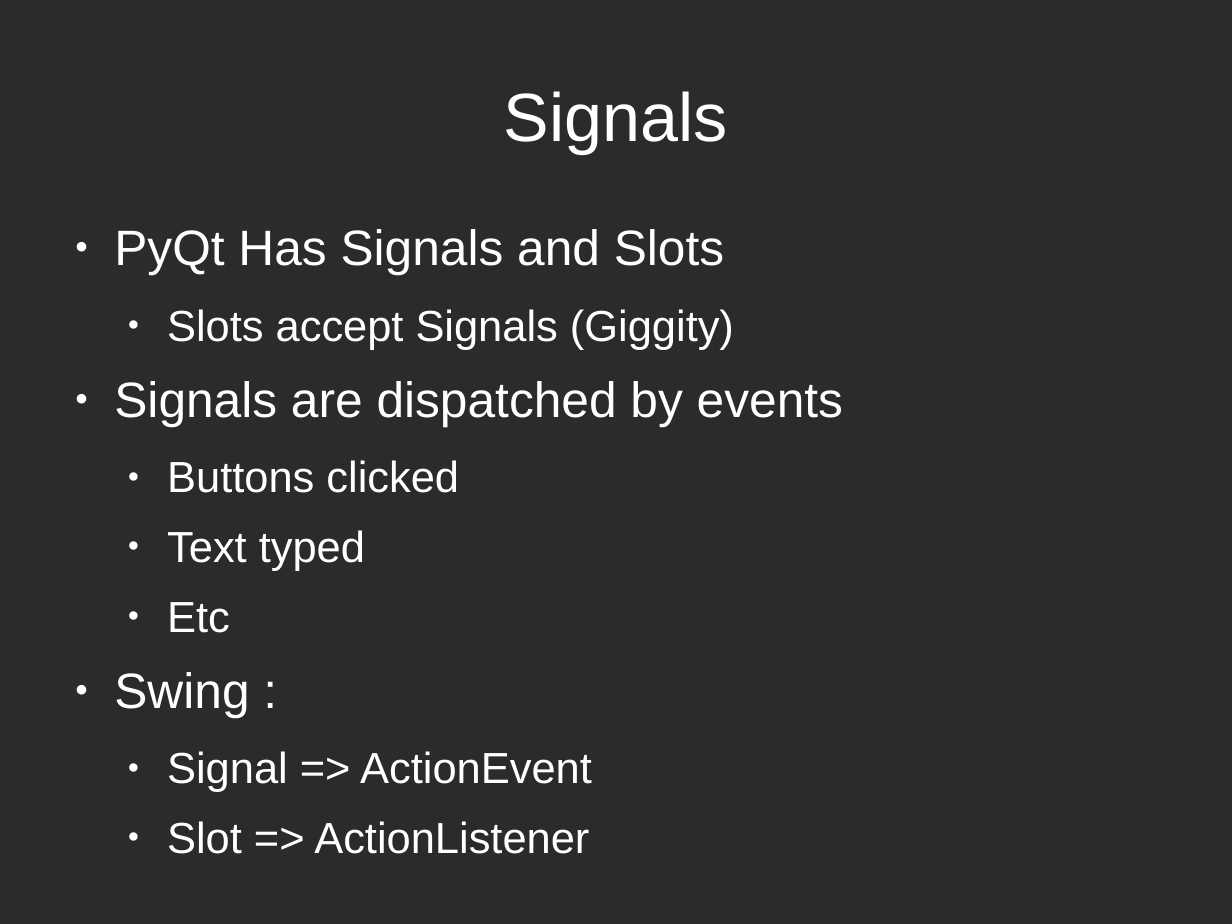
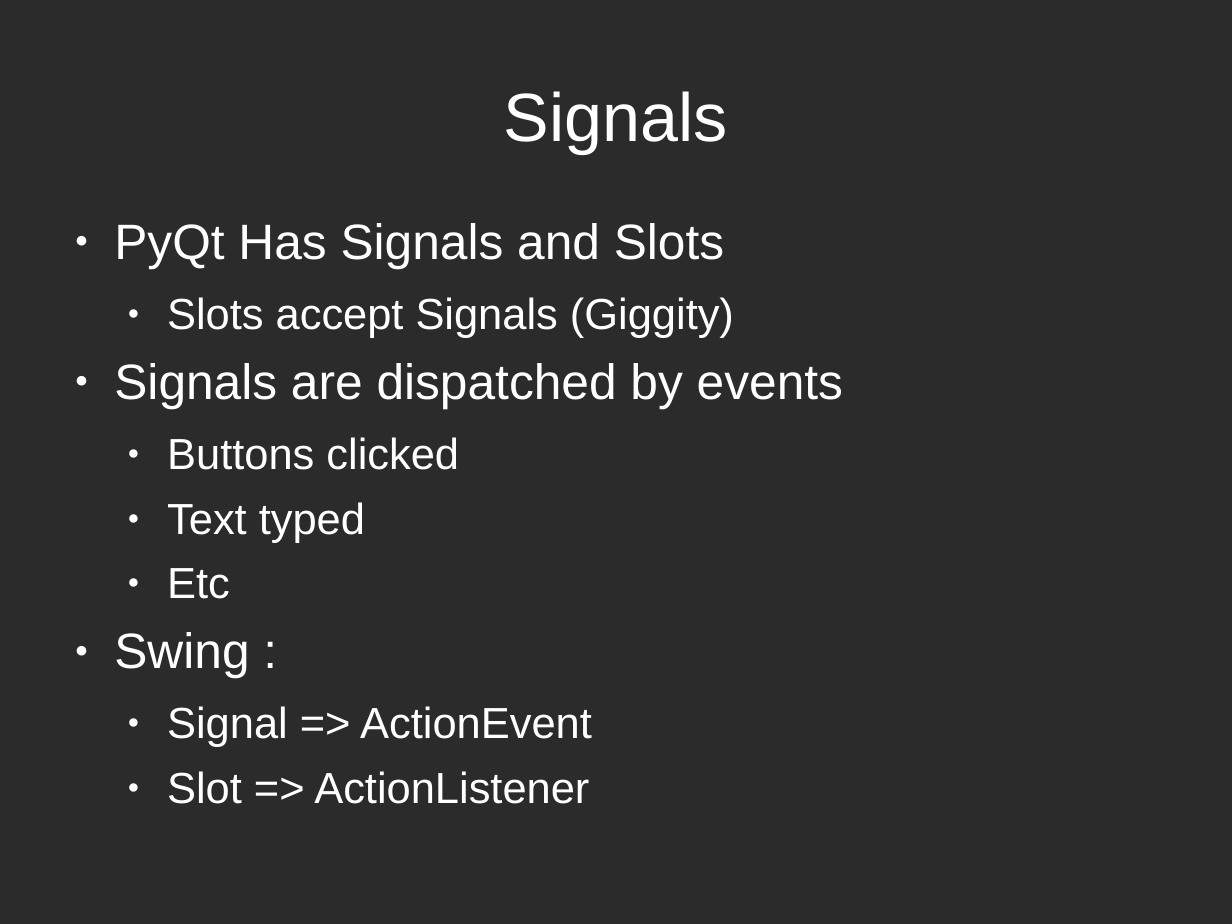
Before and after one commit to spmadden/sse-talks, a slide deck: slide 19 of PyQt/PyQt.odp. Drawn at 1232x924 pixels with LibreOffice and Linux fonts; fonts in the diff are those of the drawing; background and template pictures are left out; a plain dark background stands for a picture behind light text. Boxes give left, top, right and bottom in pixels: in the first picture for what was removed or moved away, otherwise in the second. Text is boxed around its words. In the diff, an @@ line names an element or a change of style, - is before the commit and + after.

```diff
--- a/PyQt/PyQt.odp
+++ b/PyQt/PyQt.odp
@@ text "PyQt Has Signals and Slots" at [114, 223, 843, 804]: line spacing 1 to 0.9 @@
```
Also in this commit, not shown: 4 other slides changed, 10 slides added, 1 slide removed, 14 other files.
